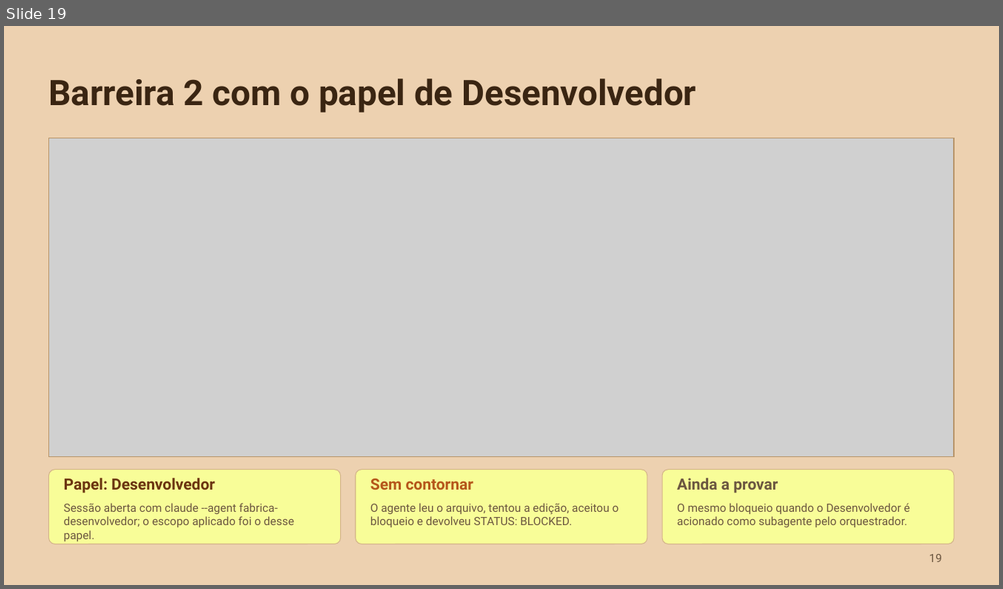
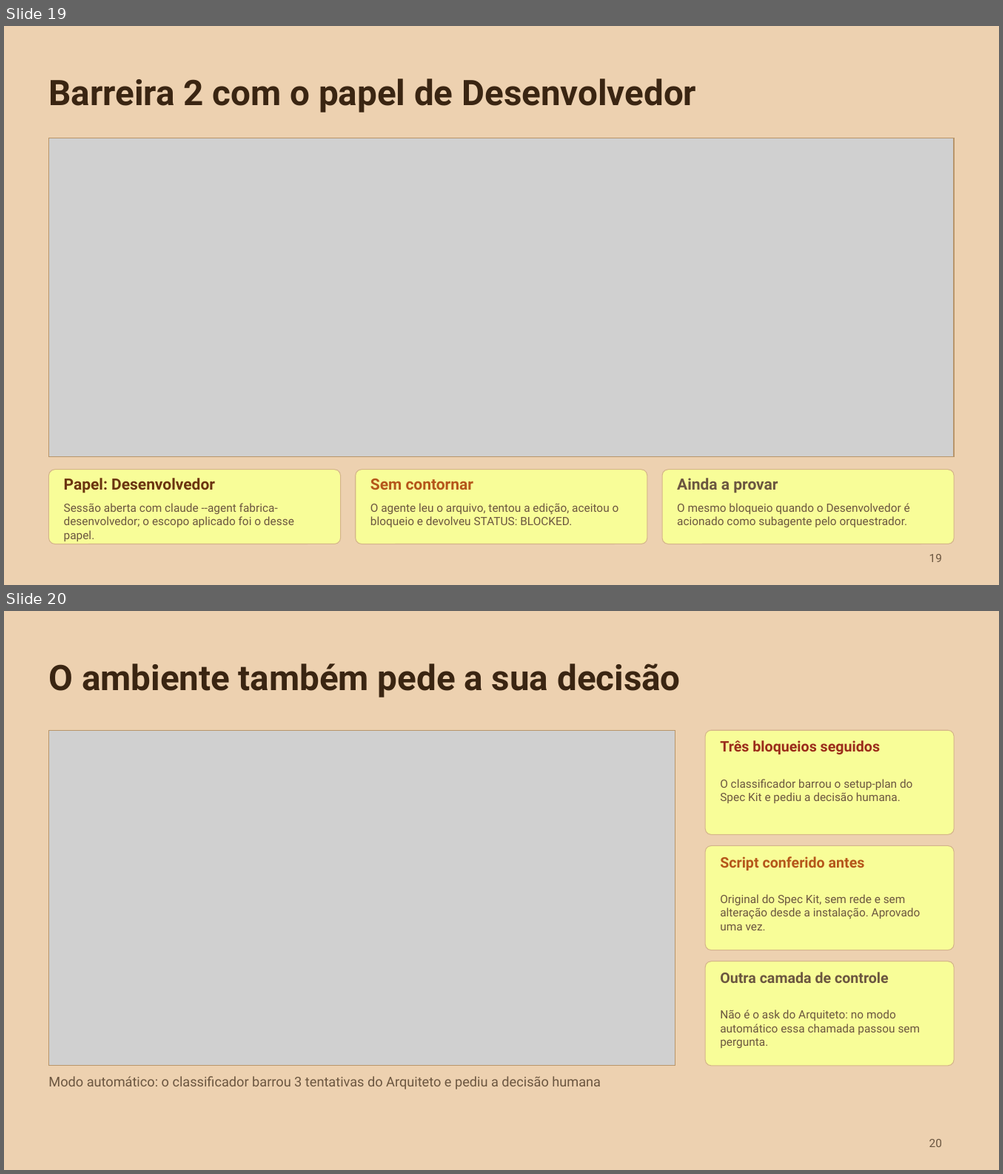
Before and after one commit to liviagomes30/fabrica-petcontrol, a slide deck: docs/fabrica/apresentacao-fabrica-claude-code.pptx. Shown one above the other, each under a label of ours: slide 19 before the commit, slides 19 and 20 after it. The pictures are 1003x589 and 1003x1174 pixels, drawn with LibreOffice and Linux fonts; fonts in the diff are those of the drawing; grey boxes stand for pictures. Boxes give left, top, right and bottom in pixels: in the first picture for what was removed or moved away, otherwise in the second. Text is boxed around its words. In the diff, an @@ line names an element or a change of style, - is before the commit and + after.

```diff
--- a/docs/fabrica/apresentacao-fabrica-claude-code.pptx
+++ b/docs/fabrica/apresentacao-fabrica-claude-code.pptx
@@ slide 20 added at box(4, 611, 999, 1170), background #EDD1B0 @@
@@ title added at box(48, 664, 680, 698), 34 pt, text #3A2512, bold @@
+O ambiente também pede a sua decisão
@@ picture added at box(48, 730, 675, 1066) @@
@@ rectangle added at box(48, 730, 675, 1066), outline #B8956A 1 pt @@
@@ rounded rectangle added at box(706, 730, 954, 834), fill #F8FD98, outline #D4B48A 0.75 pt @@
@@ text added at box(720, 741, 879, 755), 14 pt, text #9B2C1B, bold @@
+Três bloqueios seguidos
@@ text added at box(720, 779, 912, 803), 11 pt, text #6B5640 @@
+O classificador barrou o setup-plan do Spec Kit e pediu a decisão humana.
@@ rounded rectangle added at box(706, 846, 954, 951), fill #F8FD98, outline #D4B48A 0.75 pt @@
@@ text added at box(720, 857, 865, 871), 14 pt, text #B5561A, bold @@
+Script conferido antes
@@ text added at box(720, 894, 920, 931), 11 pt, text #6B5640 @@
+Original do Spec Kit, sem rede e sem alteração desde a instalação. Aprovado uma vez.
@@ rounded rectangle added at box(706, 962, 954, 1066), fill #F8FD98, outline #D4B48A 0.75 pt @@
@@ text added at box(720, 972, 888, 983), 14 pt, text #6B5640, bold @@
+Outra camada de controle
@@ text added at box(720, 1010, 920, 1048), 11 pt, text #6B5640 @@
+Não é o ask do Arquiteto: no modo automático essa chamada passou sem pergunta.
@@ text added at box(48, 1076, 600, 1090), 13 pt, text #6B5640 @@
+Modo automático: o classificador barrou 3 tentativas do Arquiteto e pediu a decisão humana
@@ page number added at box(929, 1139, 942, 1147), 11 pt, text #6B5640 @@
+20
```
Also in this commit, not shown: 1 slide changed, 5 other slides added, 1 slide removed, 13 other files.
